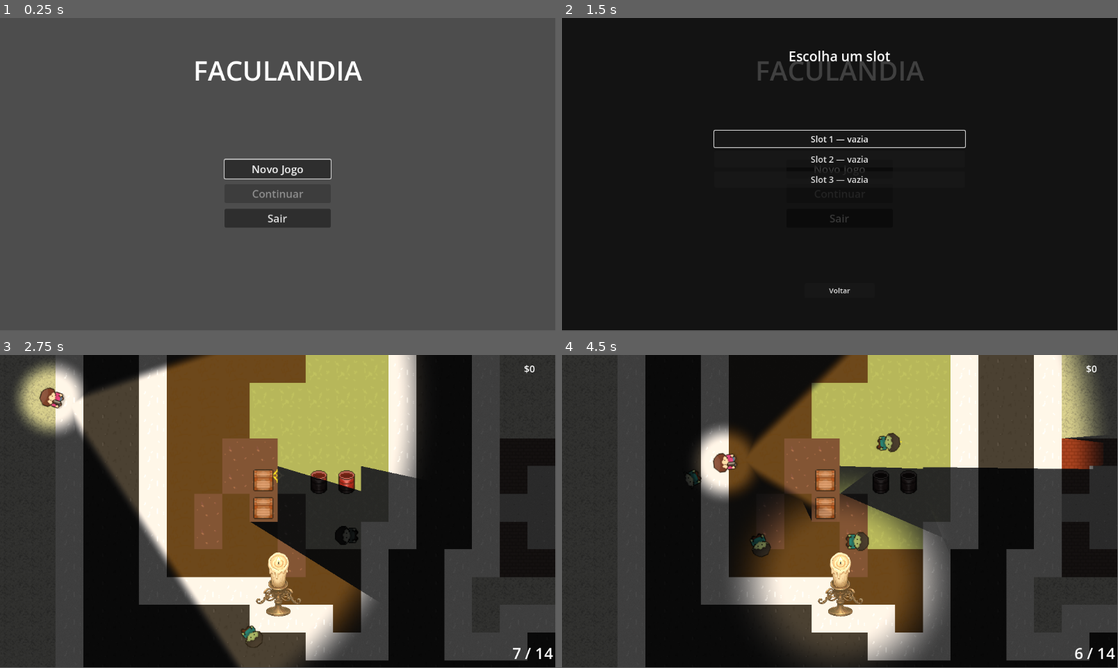
Above: before the commit, frames 1-4 (two rows, left to right).
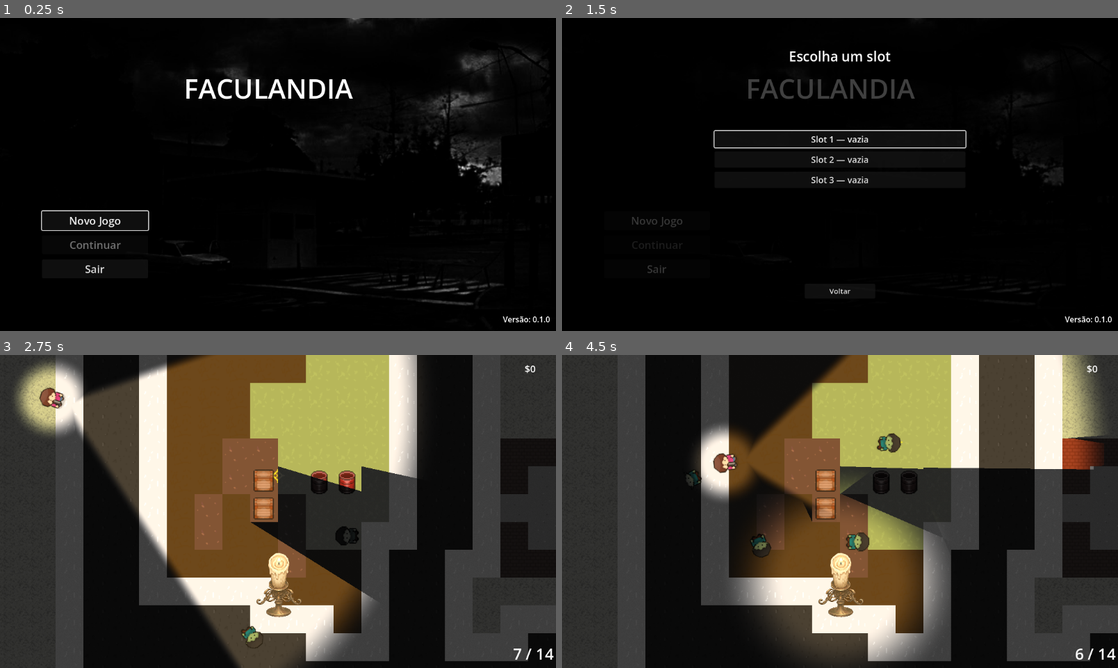
Above: after the commit, the same moments.

Repository: ClaudersonXavier/faculandia
Game: Godot game, scene res://scenes/world/menu_principal.tscn
Two runs of this game, one before a commit and one after it. Both use one fixed random seed, a clock stepped at 60 frames per second and the inputs below.
Inputs (mouse positions are in pixels of both pictures, inside the frame that each line leads up to):
- Up to frame 1 (0.25 s): no input
- Up to frame 2 (1.5 s): click "Novo Jogo" at 0.5 s; click "Novo Jogo" at 1.25 s
- Up to frame 3 (2.75 s): click "Slot 1 — vazia" at 2 s
- Up to frame 4 (4.5 s): tap Enter at 2.75 s; move the mouse to (962, 495) at 2.77 s; hold Right (ui_right) 2.78-3.53 s; tap E (interact) at 2.85 s; move the mouse to (728, 527) at 3.52 s; hold Down (ui_down) 3.53-4.28 s; click (728, 527) at 3.6 s; move the mouse to (895, 442) at 4.27 s; hold Right (ui_right) from 4.28 s (still down); tap Z at 4.35 s
In our replay, the window is 799x449 before the commit and 800x450 after it. These sizes can differ from the game's own. Grey fills any space a smaller window leaves; there, only what the larger window draws over its background counts as a difference.

The runs differ from the first frame. In frame 1, 99% of the frame differs, in the area x 0-100%, y 0-100%; in frame 2, 2.7%; in frame 3, 1.7%; in frame 4, 1.8%.

Commit message:
feat: Ajuste para fullscreen e tela inicial do jogo

Diff:
--- a/project.godot
+++ b/project.godot
@@ -18,6 +18,12 @@
 [autoload]
 
 GameState="*res://scripts/world/game_state.gd"
+
+[display]
+
+window/size/mode=3
+window/stretch/mode="viewport"
+window/stretch/aspect="keep"
 
 [input]
 
--- a/scenes/world/menu_principal.tscn
+++ b/scenes/world/menu_principal.tscn
@@ -1,6 +1,7 @@
 [gd_scene format=3 uid="uid://c710uhdanpr2o"]
 
 [ext_resource type="Script" uid="uid://dl4bqnptwop1u" path="res://scripts/world/menu_principal.gd" id="1_menu"]
+[ext_resource type="Texture2D" uid="uid://cwb7g45ojjurd" path="res://resources/sprites/ui/menu_background.png" id="2_pkqo1"]
 [ext_resource type="PackedScene" uid="uid://ug6m5ts6smb5" path="res://scenes/ui/selecao_de_save.tscn" id="2_selecao"]
 
 [node name="MenuPrincipal" type="Control" unique_id=739842424]
@@ -12,50 +13,58 @@
 grow_vertical = 2
 script = ExtResource("1_menu")
 
+[node name="Fundo" type="TextureRect" parent="." unique_id=974426531]
+layout_mode = 1
+anchors_preset = 15
+anchor_right = 1.0
+anchor_bottom = 1.0
+grow_horizontal = 2
+grow_vertical = 2
+texture = ExtResource("2_pkqo1")
+expand_mode = 1
+stretch_mode = 6
+
 [node name="Titulo" type="Label" parent="." unique_id=2146474114]
 layout_mode = 1
 anchors_preset = 5
 anchor_left = 0.5
 anchor_right = 0.5
-offset_left = -250.0
-offset_top = 70.0
-offset_right = 250.0
-offset_bottom = 160.0
+offset_left = -305.0
+offset_top = 107.0
+offset_right = 265.0
+offset_bottom = 226.0
 grow_horizontal = 2
 theme_override_font_sizes/font_size = 56
 text = "FACULANDIA"
 horizontal_alignment = 1
 
-[node name="Botoes" type="VBoxContainer" parent="." unique_id=1012070946]
-layout_mode = 1
-anchors_preset = 8
-anchor_left = 0.5
-anchor_top = 0.5
-anchor_right = 0.5
-anchor_bottom = 0.5
-offset_left = -110.0
-offset_top = -30.0
-offset_right = 110.0
-offset_bottom = 110.0
-grow_horizontal = 2
-grow_vertical = 2
-theme_override_constants/separation = 12
-
-[node name="NovoJogo" type="Button" parent="Botoes" unique_id=1031914043]
+[node name="NovoJogo" type="Button" parent="." unique_id=1031914043]
 unique_name_in_owner = true
-layout_mode = 2
+layout_mode = 0
+offset_left = 87.0
+offset_top = 400.0
+offset_right = 307.0
+offset_bottom = 439.0
 theme_override_font_sizes/font_size = 22
 text = "Novo Jogo"
 
-[node name="Continuar" type="Button" parent="Botoes" unique_id=1356033409]
+[node name="Continuar" type="Button" parent="." unique_id=1356033409]
 unique_name_in_owner = true
-layout_mode = 2
+layout_mode = 0
+offset_left = 87.0
+offset_top = 450.0
+offset_right = 307.0
+offset_bottom = 489.0
 theme_override_font_sizes/font_size = 22
 text = "Continuar"
 
-[node name="Sair" type="Button" parent="Botoes" unique_id=1019775234]
+[node name="Sair" type="Button" parent="." unique_id=1019775234]
 unique_name_in_owner = true
-layout_mode = 2
+layout_mode = 0
+offset_left = 87.0
+offset_top = 500.0
+offset_right = 307.0
+offset_bottom = 539.0
 theme_override_font_sizes/font_size = 22
 text = "Sair"
 
@@ -64,4 +73,10 @@
 visible = false
 layout_mode = 1
 
-[node name="Sprite2D" type="Sprite2D" parent="." unique_id=974426531]
+[node name="Versao" type="Label" parent="." unique_id=1832949280]
+layout_mode = 0
+offset_left = 1042.0
+offset_top = 612.0
+offset_right = 1136.0
+offset_bottom = 635.0
+text = "Versão: 0.1.0"
Binary file added: resources/sprites/ui/menu_background.png
Not shown, added: resources/sprites/ui/menu_background.png.import
